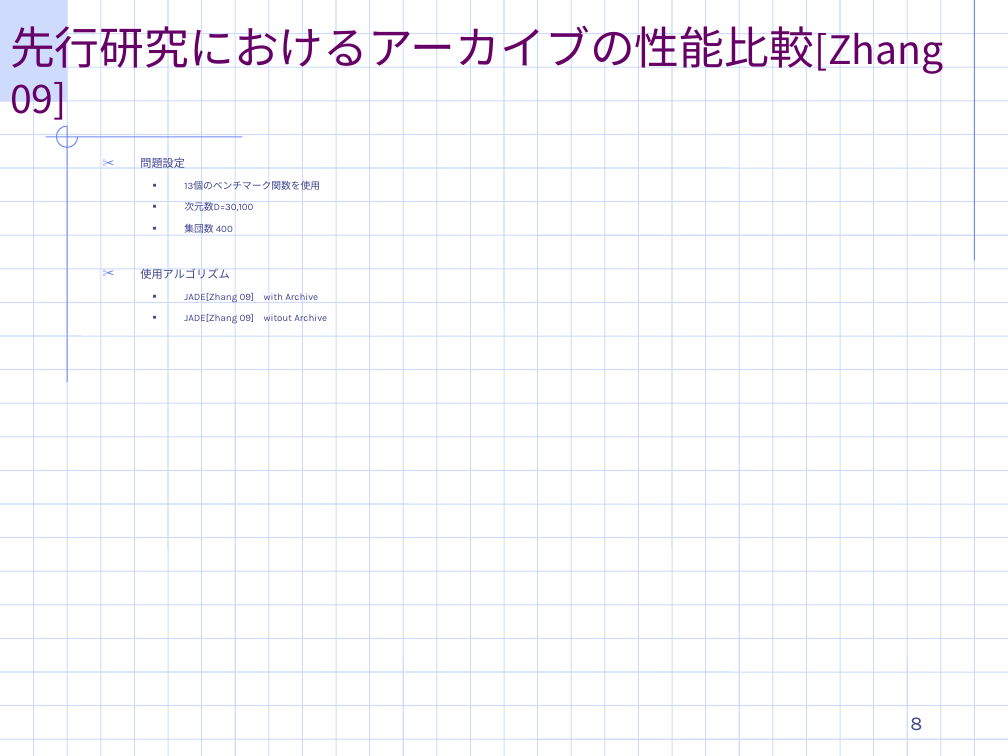
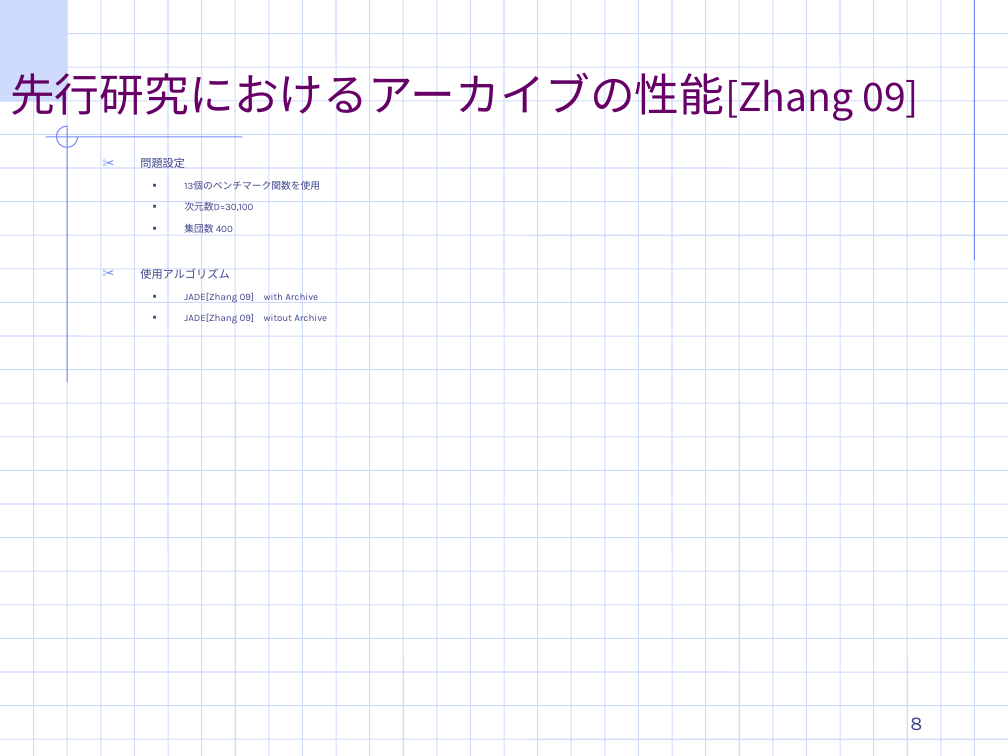
Before and after one commit to TakefumiYamamura/labolatry, a slide deck: slide 8 of 適応DE最終ゼミ発表.ppt. Drawn at 1008x756 pixels with LibreOffice and Linux fonts; fonts in the diff are those of the drawing; background and template pictures are left out. Boxes give left, top, right and bottom in pixels: in the first picture for what was removed or moved away, otherwise in the second. Text is boxed around its words. In the diff, an @@ line names an element or a change of style, - is before the commit and + after.

```diff
--- a/適応DE最終ゼミ発表.ppt
+++ b/適応DE最終ゼミ発表.ppt
@@ title at bbox=[10, 66, 919, 123]: text changed @@
-先行研究におけるアーカイブの性能比較[Zhang 09]
+先行研究におけるアーカイブの性能[Zhang 09]
```
Also in this commit, not shown: 5 other slides changed, 9 slides added, 5 slides removed.
